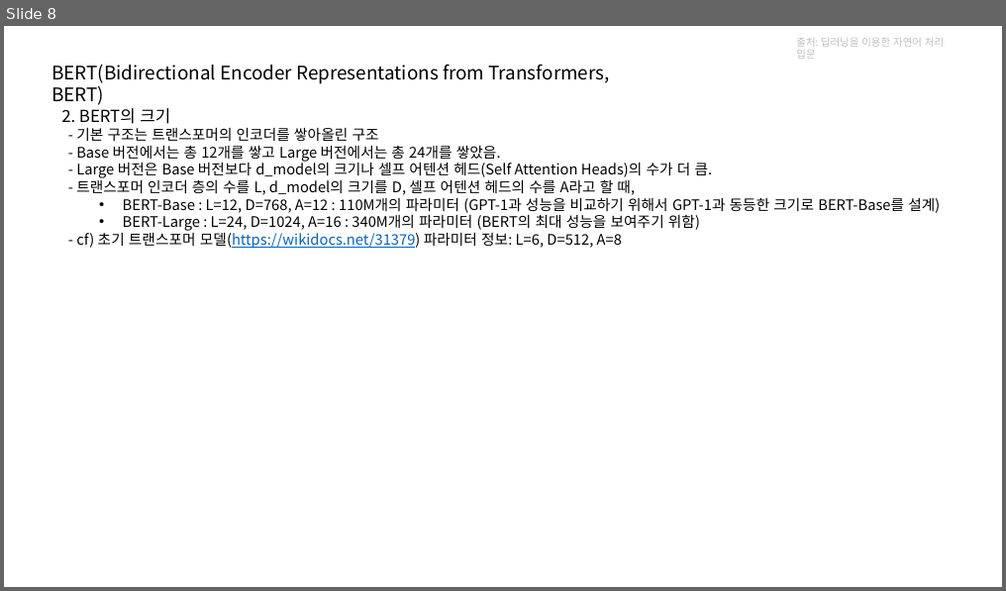
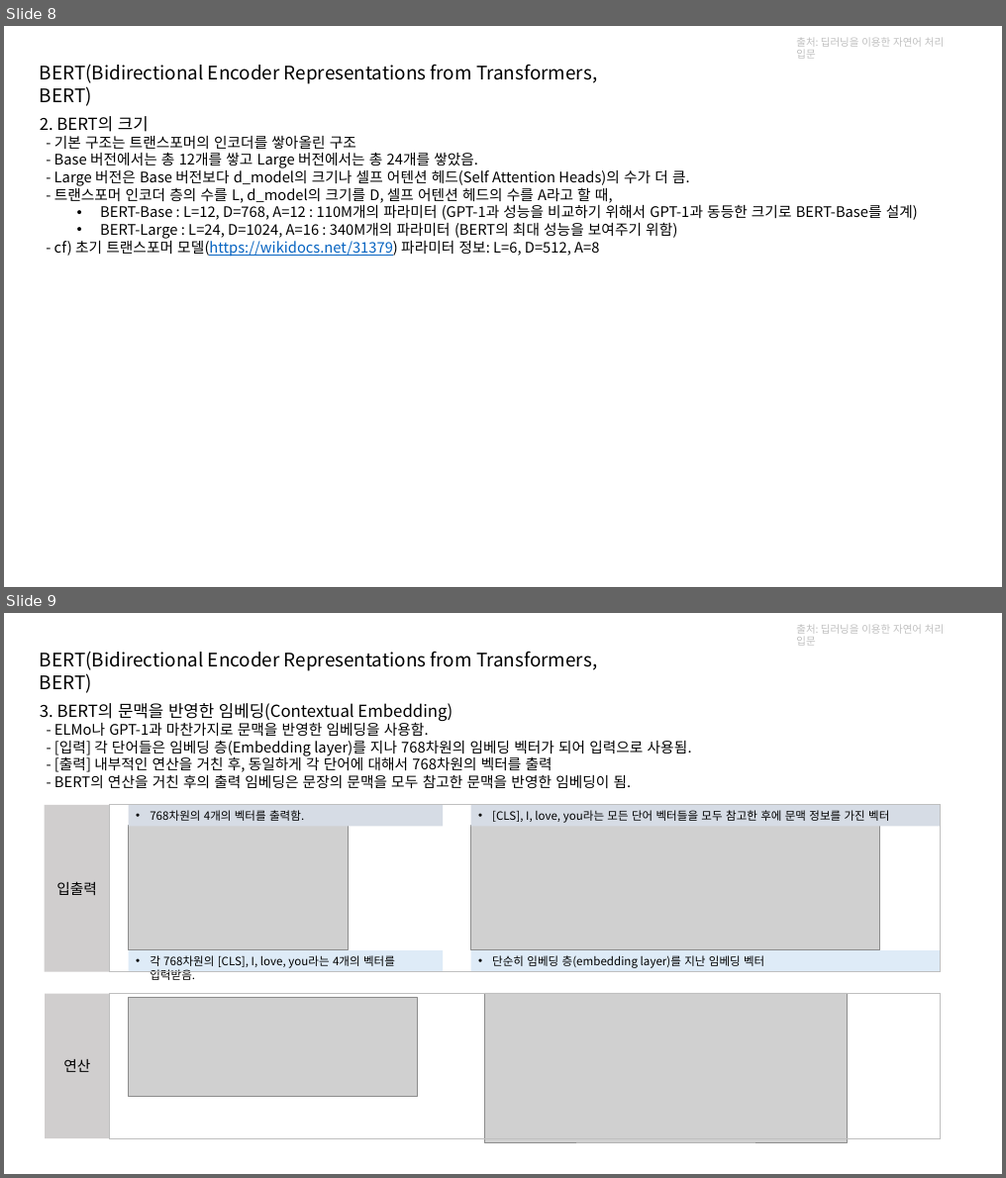
Before and after one commit to kjh8331267/NLP_Study, a slide deck: slide/BERT.pptx. Shown one above the other, each under a label of ours: slide 8 before the commit, slides 8 and 9 after it. The pictures are 1006x591 and 1006x1178 pixels, drawn with LibreOffice and Linux fonts; fonts in the diff are those of the drawing; grey boxes stand for pictures. Boxes give left, top, right and bottom in pixels: in the first picture for what was removed or moved away, otherwise in the second. Text is boxed around its words. In the diff, an @@ line names an element or a change of style, - is before the commit and + after.

```diff
--- a/slide/BERT.pptx
+++ b/slide/BERT.pptx
@@ slide 9 added at (4,613,1002,1174), background #FFFFFF @@
@@ text added at (796,625,944,646), 10 pt, text #BFBFBF @@
+출처: 딥러닝을 이용한 자연어 처리 입문
@@ text added at (40,651,597,693), 18 pt, text #000000 @@
+BERT(Bidirectional Encoder Representations from Transformers, BERT)
@@ text added at (40,703,692,788), 14 pt, text #000000 @@
+3. BERT의 문맥을 반영한 임베딩(Contextual Embedding)
+- ELMo나 GPT-1과 마찬가지로 문맥을 반영한 임베딩을 사용함.
+- [입력] 각 단어들은 임베딩 층(Embedding layer)를 지나 768차원의 임베딩 벡터가 되어 입력으로 사용됨.
+- [출력] 내부적인 연산을 거친 후, 동일하게 각 단어에 대해서 768차원의 벡터를 출력
+- BERT의 연산을 거친 후의 출력 임베딩은 문장의 문맥을 모두 참고한 문맥을 반영한 임베딩이 됨.
@@ rectangle added at (45,805,110,971), fill #D0CECE, 14 pt, text #000000 @@
+입출력
@@ rectangle added at (110,805,941,971), outline #BFBFBF 1 pt @@
@@ rectangle added at (129,805,443,827), fill #D6DCE5, 11 pt, text #000000 @@
+• 768차원의 4개의 벡터를 출력함.
@@ rectangle added at (471,805,941,827), fill #D6DCE5, 11 pt, text #000000 @@
+• [CLS], I, love, you라는 모든 단어 벡터들을 모두 참고한 후에 문맥 정보를 가진 벡터
@@ picture added at (129,826,348,951) @@
@@ picture added at (471,826,880,951) @@
@@ rectangle added at (129,951,443,972), fill #DEEBF7, 11 pt, text #000000 @@
+• 각 768차원의 [CLS], I, love, you라는 4개의 벡터를 입력받음.
@@ rectangle added at (471,951,941,972), fill #DEEBF7, 11 pt, text #000000 @@
+• 단순히 임베딩 층(embedding layer)를 지난 임베딩 벡터
@@ rectangle added at (45,994,110,1140), fill #D0CECE, 14 pt, text #000000 @@
+연산
@@ rectangle added at (110,994,941,1140), outline #BFBFBF 1 pt @@
@@ picture added at (129,997,417,1096) @@
@@ picture added at (484,993,846,1143) @@
@@ slide 8 changed as well @@
@@ text "BERT(Bidirectional Encoder Representations from Transformers ...": place and size @@
-text "BERT(Bidirectional Encoder Representations from Transformers ..." at (52,64,610,105)
+text "BERT(Bidirectional Encoder Representations from Transformers ..." at (40,64,597,106)
@@ text "2. BERT의 크기": place and size @@
-text "2. BERT의 크기" at (61,108,940,249)
+text "2. BERT의 크기" at (40,116,918,257)
```
Also in this commit, not shown: 6 other slides changed, 1 other slide added, 1 slide removed, 2 other files.
